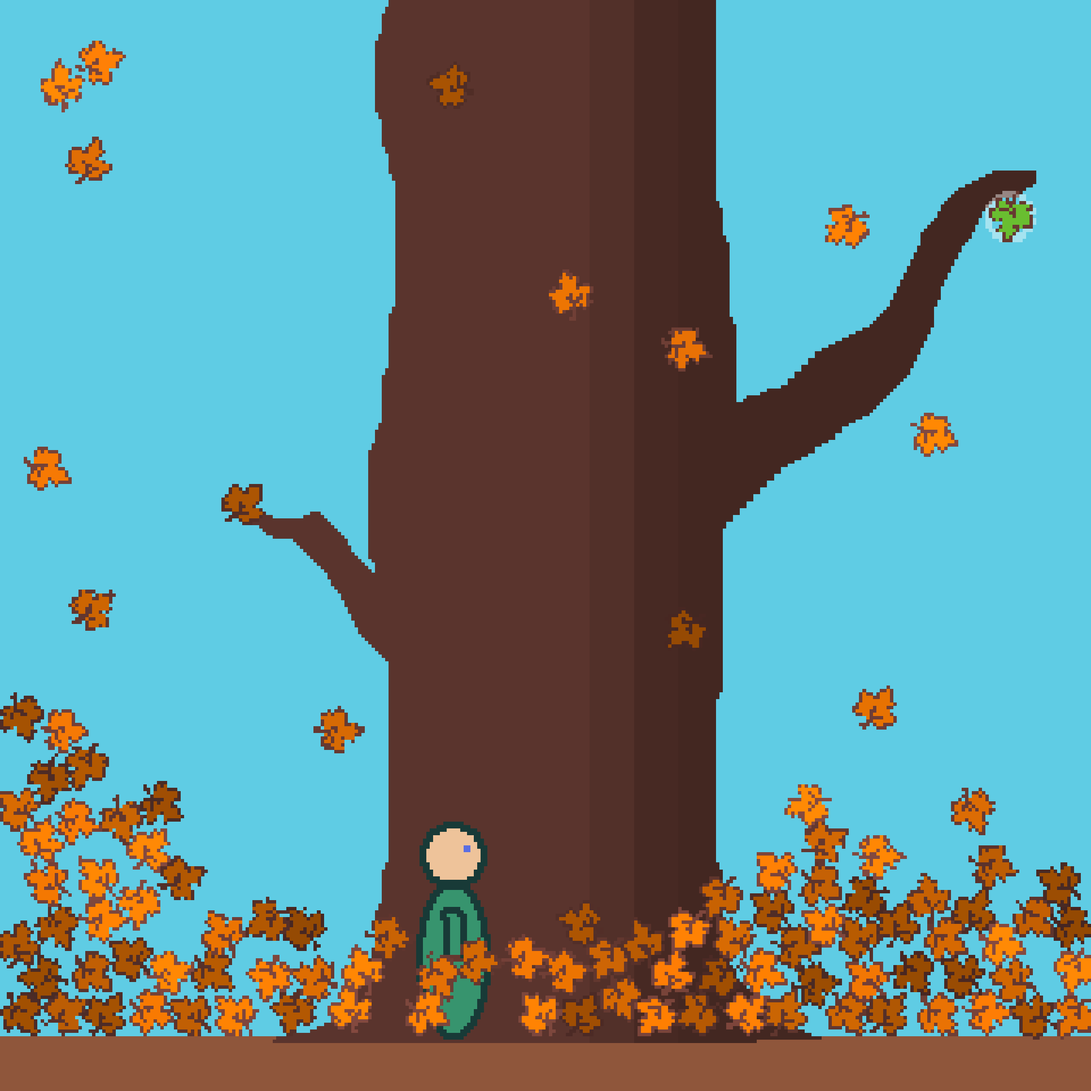
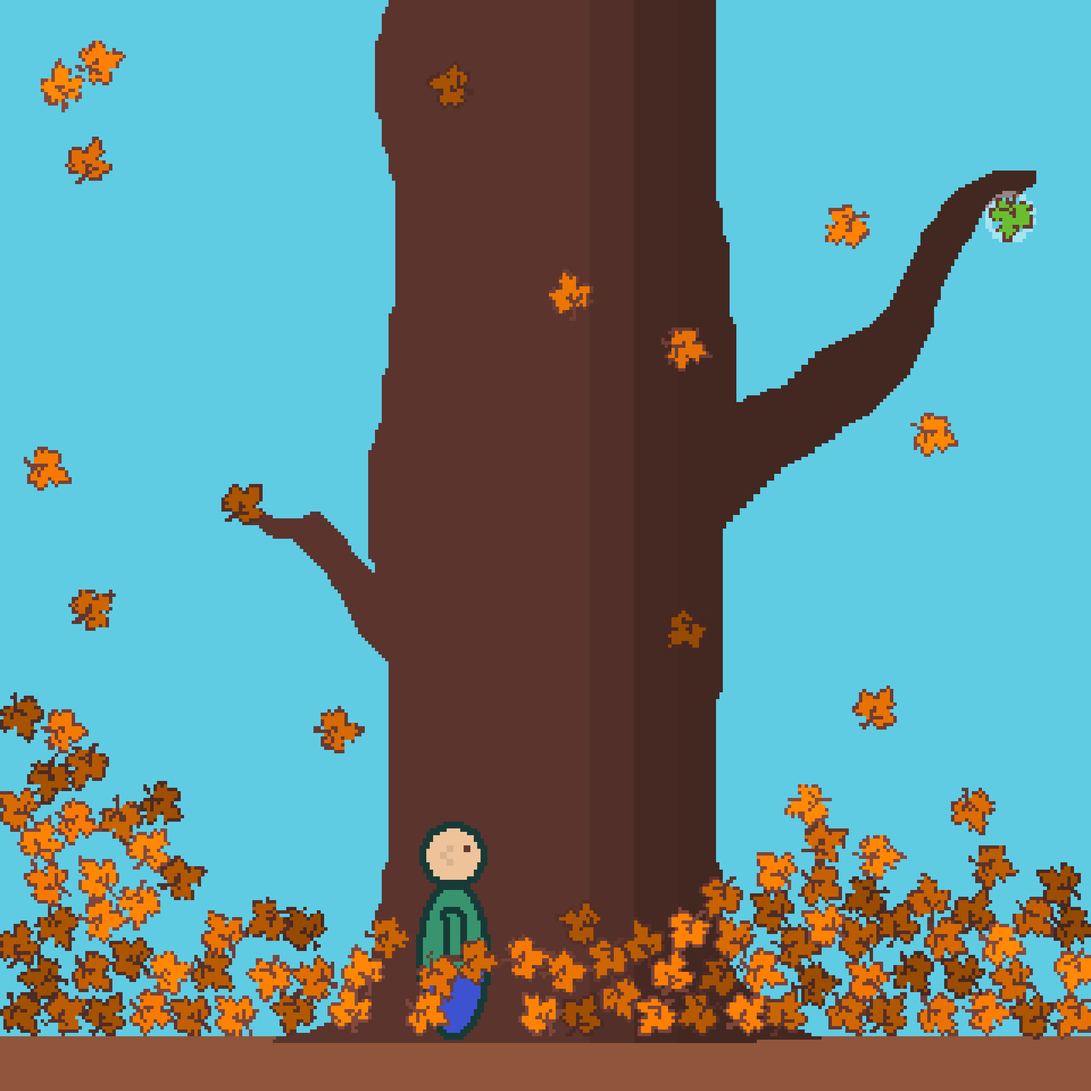
The second 1091×1091 image is a revision of the first. Changes to its layers:
painted on "Bildschirmfoto 2023-10-10 um 06.29.00.png" over [429, 845, 485, 1034]
